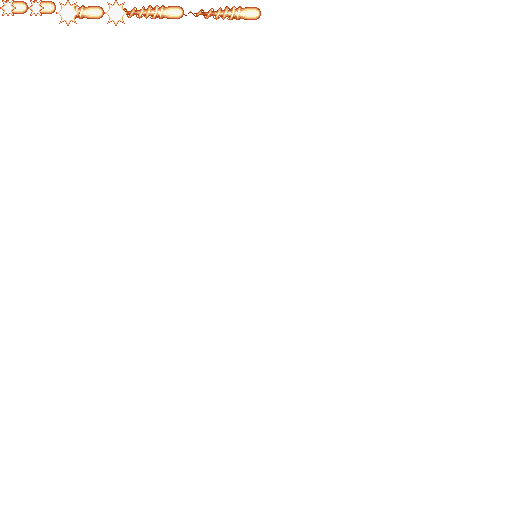
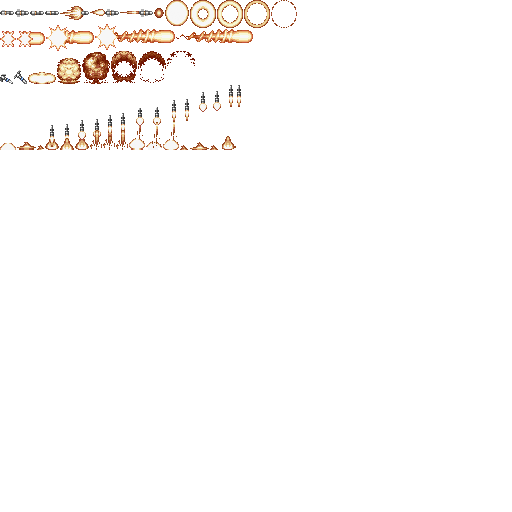
The second (512, 512) image is a revision of the first. Changes to its layers:
added group "Falcon" with 13 layers above "S.Shell" over 0, 0, 297, 28
added layer "Layer 10" (1st of 2, in "Falcon") in group "Falcon" over 217, 0, 243, 28
added layer "Layer 6" in group "Falcon" over 271, 0, 297, 28
added layer "Layer 4" (1st of 3, in "Falcon") in group "Falcon" over 244, 0, 270, 28
added layer "Layer 1" (1st of 3, in "Falcon") in group "Falcon" over 190, 0, 216, 28
added layer "U.N. Squadron (E)023" in group "Falcon" over 165, 0, 189, 26
added group "S.Shell" with 5 layers above "Bomb" over 0, 24, 253, 51
renamed "Layer 5" to "Layer 4", moved it into group "S.Shell", painted on it over 176, 6, 261, 43
renamed "Layer 4" to "Layer 3", moved it into group "S.Shell", painted on it over 95, 0, 184, 50
renamed "Layer 3" to "Layer 2", moved it into group "S.Shell", painted on it over 46, 0, 104, 51
moved "Layer 1" (2nd of 3, in "S.Shell") into group "S.Shell", painted on it over 0, 0, 45, 47
added group "Bomb" with 8 layers above "Ceiling" over 0, 51, 195, 84
added layer "U.N. Squadron (E)009" in group "Bomb" over 138, 51, 166, 83
added layer "U.N. Squadron (E)008" in group "Bomb" over 111, 51, 137, 83
added layer "U.N. Squadron (E)007" in group "Bomb" over 82, 52, 110, 84
added layer "U.N. Squadron (E)006" in group "Bomb" over 57, 58, 81, 84
added group "Ceiling" with 18 layers over 0, 85, 241, 150
added layer "Layer 17" in group "Ceiling" over 222, 85, 236, 150
added layer "Layer 16" in group "Ceiling" over 210, 91, 221, 150
added layer "Layer 15" in group "Ceiling" over 190, 92, 209, 150
added layer "Layer 13" in group "Ceiling" over 163, 100, 179, 150
added layer "Layer 12" (2nd of 2, in "Ceiling") in group "Ceiling" over 146, 107, 162, 150
added layer "Layer 11" (2nd of 2, in "Ceiling") in group "Ceiling" over 129, 108, 145, 150
moved "Layer 2" (2nd of 2, in "Ceiling") into group "Ceiling", painted on it over 0, 0, 56, 150
…and 23 more changes (23 added)
